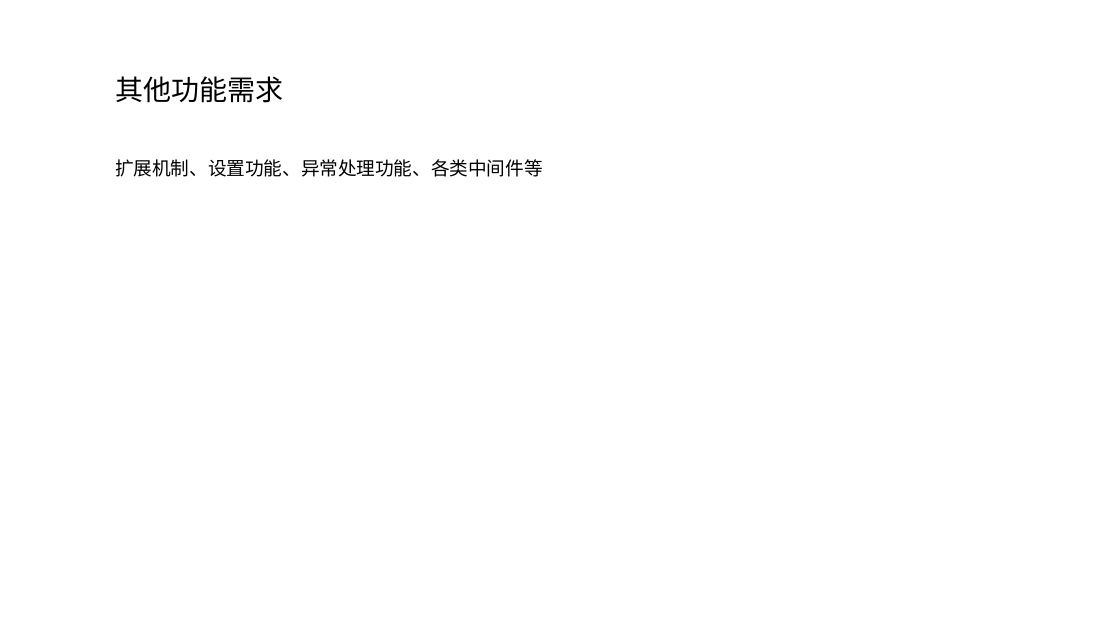
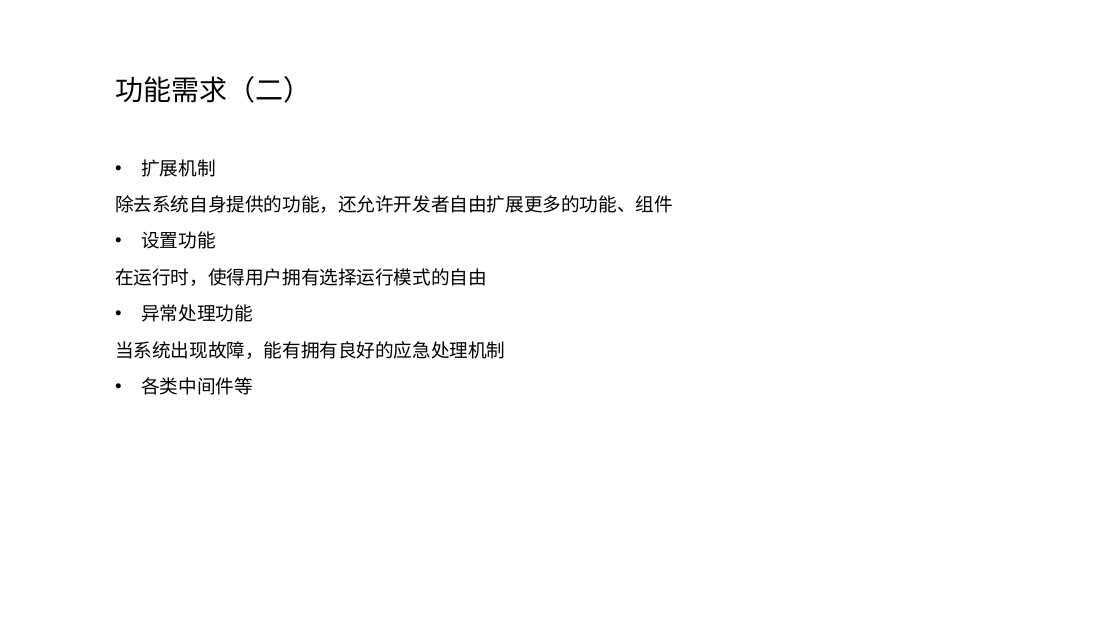
Before and after one commit to bhsei/17TeamC, a slide deck: slide 13 of 3.项目ppt/需求工作（1）.pptx. Drawn at 1120x630 pixels with LibreOffice and Linux fonts; fonts in the diff are those of the drawing; background and template pictures are left out. Boxes give left, top, right and bottom in pixels: in the first picture for what was removed or moved away, otherwise in the second. Text is boxed around its words. In the diff, an @@ line names an element or a change of style, - is before the commit and + after.

```diff
--- a/3.项目ppt/需求工作（1）.pptx
+++ b/3.项目ppt/需求工作（1）.pptx
@@ text at box(115, 76, 311, 103): text changed @@
-其他功能需求
+功能需求（二）
@@ text at box(115, 159, 673, 395): text changed @@
-扩展机制、设置功能、异常处理功能、各类中间件等
+• 扩展机制
+除去系统自身提供的功能，还允许开发者自由扩展更多的功能、组件
+• 设置功能
+在运行时，使得用户拥有选择运行模式的自由
+• 异常处理功能
+当系统出现故障，能有拥有良好的应急处理机制
+• 各类中间件等
```
Also in this commit, not shown: 4 other slides changed, 3 slides added, 1 slide removed, 1 other file.
